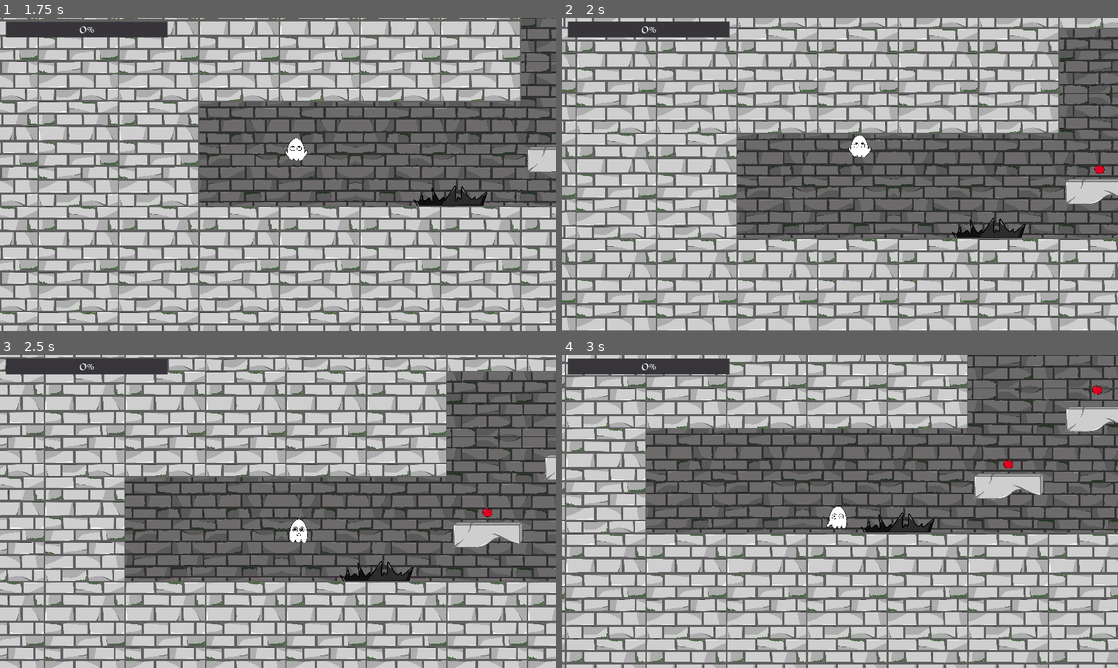
Above: before the commit, frames 1-4 (two rows, left to right).
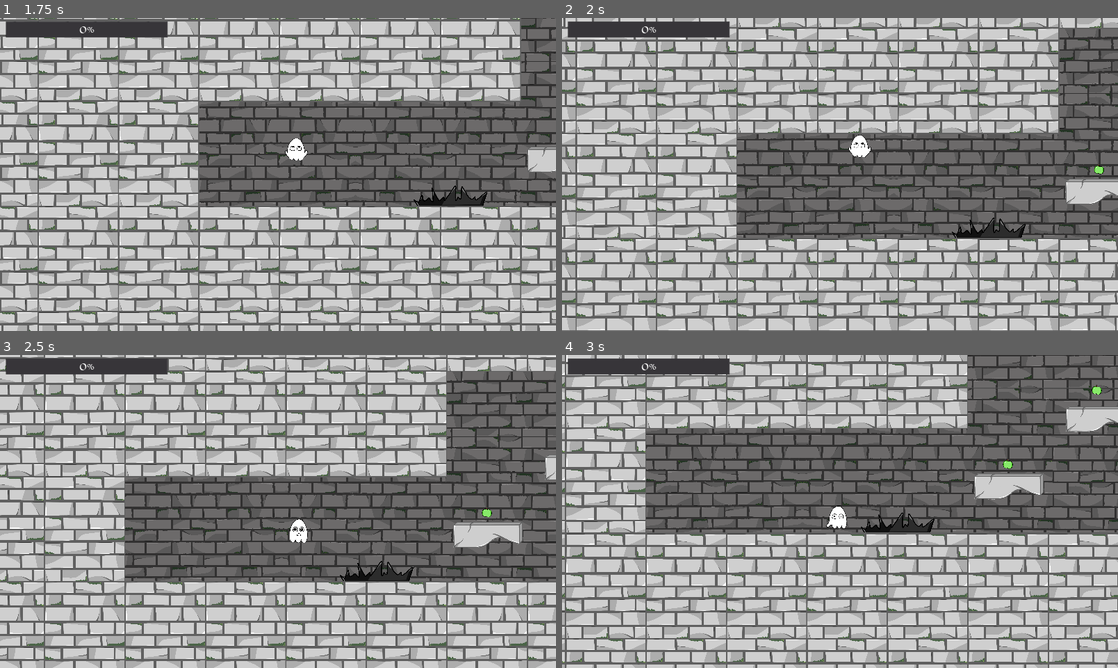
Above: after the commit, the same moments.

Repository: magic-gd/project_r
Game: Godot game, scene res://GUI/MainMenu.tscn
Same seed, same stepped clock (60 frames per second), same inputs: the game is played once before the commit and once after it.
Inputs:
- Up to frame 1 (1.75 s): click "Play" at 0.5 s; hold Right (move_right) from 1.28 s (still down); tap Space (jump) at 1.52 s
- Up to frame 2 (2 s): keep holding Right (move_right); tap Space (jump) at 1.82 s
- Up to frame 3 (2.5 s): keep holding Right (move_right); tap Space (jump) at 2.27 s
- Up to frame 4 (3 s): tap Space (jump) at 2.57 s; release Right (move_right) at 2.78 s; hold Left (move_left) from 2.78 s (still down)

Frame 1 is identical in both runs. In frame 2, less than 0.1% of the frame differs, in the area x 95-98%, y 46-50%; in frame 3, less than 0.1%; in frame 4, less than 0.1%, in the area x 79-98%, y 9-37%.

Commit message:
added new food some powerups moved

Diff:
--- a/Levels/beautiful_tower.tscn
+++ b/Levels/beautiful_tower.tscn
@@ -15,19 +15,21 @@
 [ext_resource path="res://Levels/LevelObjects/DecorationTileMap.tscn" type="PackedScene" id=13]
 [ext_resource path="res://Objects/Enemy/SmallEnemy.tscn" type="PackedScene" id=14]
 [ext_resource path="res://Levels/LevelObjects/Obstacles/spikex_tileset.tres" type="TileSet" id=15]
+[ext_resource path="res://Objects/Items/Chicken.tscn" type="PackedScene" id=16]
+[ext_resource path="res://Objects/Items/Cake.tscn" type="PackedScene" id=17]
 
 [node name="beautiful_map" type="Node2D"]
 
 [node name="Character" parent="." instance=ExtResource( 3 )]
 position = Vector2( 995.141, 4917.02 )
-overall_food_count = 64
+overall_food_count = 89
 
 [node name="ParallaxBackground" type="ParallaxBackground" parent="."]
 
 [node name="TowerBackground" parent="ParallaxBackground" instance=ExtResource( 1 )]
 
 [node name="PlatformTileMap2" parent="." instance=ExtResource( 7 )]
-tile_data = PoolIntArray( -37879665, 1, 0, -33357521, 1, 0,  …(249 unchanged characters)… 1, 0, -13238247, 2, 0, -11927511, 0, 0, 196659, 2, 0, 852038, 1, 0, 1376307, 2,  …(163 unchanged characters)…
+tile_data = PoolIntArray( -37879665, 1, 0, -33357521, 1, 0,  …(249 unchanged characters)… 1, 0, -13238247, 2, 0, -11927511, 0, 0, -5963657, 1, 0, -4849560, 2, 0, -3735436, 1, 0, -2555800, 2, 0, 196659, 2, 0, 852038, 1, 0, 1376307, 2,  …(163 unchanged characters)…
 
 [node name="FloorTileMap" type="TileMap" parent="."]
 position = Vector2( 0, 622 )
@@ -116,14 +118,14 @@
 timeout = 2
 
 [node name="Balloon9" parent="Collectibles/PowerUps/Balloons" instance=ExtResource( 10 )]
-position = Vector2( 6952.97, -4377.41 )
+position = Vector2( 6942.29, -4227.91 )
 timeout = 3
 
 [node name="Wings" type="Node" parent="Collectibles/PowerUps"]
 
 [node name="Wings" parent="Collectibles/PowerUps/Wings" instance=ExtResource( 11 )]
 position = Vector2( 2616.64, 1163.76 )
-timeout = 60
+timeout = 25
 
 [node name="Wings2" parent="Collectibles/PowerUps/Wings" instance=ExtResource( 11 )]
 position = Vector2( 7200.51, 19.9347 )
@@ -135,7 +137,7 @@
 
 [node name="Wings6" parent="Collectibles/PowerUps/Wings" instance=ExtResource( 11 )]
 position = Vector2( 3781.17, -3927.21 )
-timeout = 10
+timeout = 15
 
 [node name="Wings4" parent="Collectibles/PowerUps/Wings" instance=ExtResource( 11 )]
 position = Vector2( 7353.69, -5723.1 )
@@ -343,6 +345,85 @@
 [node name="Apple64" parent="Collectibles/Items/Food/Apples" instance=ExtResource( 9 )]
 position = Vector2( 4454.43, -11886.8 )
 
+[node name="Cakes" type="Node" parent="Collectibles/Items/Food"]
+
+[node name="Cake" parent="Collectibles/Items/Food/Cakes" instance=ExtResource( 17 )]
+position = Vector2( 1567.98, 178.18 )
+
+[node name="Cake2" parent="Collectibles/Items/Food/Cakes" instance=ExtResource( 17 )]
+position = Vector2( 3180.16, 3012.98 )
+
+[node name="Cake3" parent="Collectibles/Items/Food/Cakes" instance=ExtResource( 17 )]
+position = Vector2( 4576.58, 4966.77 )
+
+[node name="Cake4" parent="Collectibles/Items/Food/Cakes" instance=ExtResource( 17 )]
+position = Vector2( 5679.34, 4397.41 )
+
+[node name="Cake5" parent="Collectibles/Items/Food/Cakes" instance=ExtResource( 17 )]
+position = Vector2( 6674.21, 3024.96 )
+
+[node name="Cake6" parent="Collectibles/Items/Food/Cakes" instance=ExtResource( 17 )]
+position = Vector2( 7601.25, 3094.81 )
+
+[node name="Cake7" parent="Collectibles/Items/Food/Cakes" instance=ExtResource( 17 )]
+position = Vector2( 5721.25, 862.81 )
+
+[node name="Cake8" parent="Collectibles/Items/Food/Cakes" instance=ExtResource( 17 )]
+position = Vector2( 4322.75, -944.785 )
+
+[node name="Cake9" parent="Collectibles/Items/Food/Cakes" instance=ExtResource( 17 )]
+position = Vector2( 3704.36, -925.758 )
+
+[node name="Cake10" parent="Collectibles/Items/Food/Cakes" instance=ExtResource( 17 )]
+position = Vector2( 3764.29, -4665.53 )
+
+[node name="Cake11" parent="Collectibles/Items/Food/Cakes" instance=ExtResource( 17 )]
+position = Vector2( 5921.85, -4953.21 )
+
+[node name="Cake12" parent="Collectibles/Items/Food/Cakes" instance=ExtResource( 17 )]
+position = Vector2( 3512.57, -6079.93 )
+
+[node name="Cake13" parent="Collectibles/Items/Food/Cakes" instance=ExtResource( 17 )]
+position = Vector2( 6192.11, -10677 )
+
+[node name="Cake14" parent="Collectibles/Items/Food/Cakes" instance=ExtResource( 17 )]
+position = Vector2( 3982.44, -11921.6 )
+
+[node name="Chickens" type="Node" parent="Collectibles/Items/Food"]
+
+[node name="Chicken" parent="Collectibles/Items/Food/Chickens" instance=ExtResource( 16 )]
+position = Vector2( 906.119, -2446.52 )
+
+[node name="Chicken2" parent="Collectibles/Items/Food/Chickens" instance=ExtResource( 16 )]
+position = Vector2( 4681.62, -1691.42 )
+
+[node name="Chicken3" parent="Collectibles/Items/Food/Chickens" instance=ExtResource( 16 )]
+position = Vector2( 6249.62, -595.423 )
+
+[node name="Chicken4" parent="Collectibles/Items/Food/Chickens" instance=ExtResource( 16 )]
+position = Vector2( 7609.62, 388.577 )
+
+[node name="Chicken5" parent="Collectibles/Items/Food/Chickens" instance=ExtResource( 16 )]
+position = Vector2( 4338, 1804.02 )
+
+[node name="Chicken6" parent="Collectibles/Items/Food/Chickens" instance=ExtResource( 16 )]
+position = Vector2( 3420.77, 4182.75 )
+
+[node name="Chicken7" parent="Collectibles/Items/Food/Chickens" instance=ExtResource( 16 )]
+position = Vector2( 7604.77, 4094.75 )
+
+[node name="Chicken8" parent="Collectibles/Items/Food/Chickens" instance=ExtResource( 16 )]
+position = Vector2( 5972.77, -3625.25 )
+
+[node name="Chicken9" parent="Collectibles/Items/Food/Chickens" instance=ExtResource( 16 )]
+position = Vector2( 5710.03, -9058.17 )
+
+[node name="Chicken10" parent="Collectibles/Items/Food/Chickens" instance=ExtResource( 16 )]
+position = Vector2( 2655.91, -6046.78 )
+
+[node name="Chicken11" parent="Collectibles/Items/Food/Chickens" instance=ExtResource( 16 )]
+position = Vector2( 1363.79, -9997.9 )
+
 [node name="Checkpoints" type="Node" parent="."]
 
 [node name="CheckpointArea" parent="Checkpoints" instance=ExtResource( 12 )]
--- a/Objects/Character/Character.gd
+++ b/Objects/Character/Character.gd
@@ -291,7 +291,7 @@
 	if(item != null):
 		items_since_last_spawn.append(item)
 
-	if(type == "apple"):
+	if(type == "apple" || type == "cake" || type == "chicken"):
 		food_count += 1
 		progress_bar.set_value((float(food_count) / float(overall_food_count)) * 100)
 
--- a/Objects/Items/Apple.tscn
+++ b/Objects/Items/Apple.tscn
@@ -1,7 +1,7 @@
 [gd_scene load_steps=3 format=2]
 
 [ext_resource path="res://Objects/Items/Food.tscn" type="PackedScene" id=1]
-[ext_resource path="res://Assets/TempAssets/apple.png" type="Texture" id=2]
+[ext_resource path="res://Assets/Items/apple.png" type="Texture" id=2]
 
 [node name="Apple" instance=ExtResource( 1 )]
 type = "apple"
--- /dev/null
+++ b/Objects/Items/Cake.tscn
@@ -0,0 +1,13 @@
+[gd_scene load_steps=3 format=2]
+
+[ext_resource path="res://Assets/Items/cake.png" type="Texture" id=1]
+[ext_resource path="res://Objects/Items/Food.tscn" type="PackedScene" id=2]
+
+[node name="Cake" instance=ExtResource( 2 )]
+type = "cake"
+
+[node name="Sprite" parent="." index="0"]
+texture = ExtResource( 1 )
+
+[node name="CollisionShape2D" parent="Area2D" index="0"]
+scale = Vector2( 2.5, 2 )
--- /dev/null
+++ b/Objects/Items/Chicken.tscn
@@ -0,0 +1,13 @@
+[gd_scene load_steps=3 format=2]
+
+[ext_resource path="res://Assets/Items/chicken.png" type="Texture" id=1]
+[ext_resource path="res://Objects/Items/Food.tscn" type="PackedScene" id=2]
+
+[node name="Chicken" instance=ExtResource( 2 )]
+type = "chicken"
+
+[node name="Sprite" parent="." index="0"]
+texture = ExtResource( 1 )
+
+[node name="CollisionShape2D" parent="Area2D" index="0"]
+scale = Vector2( 2.5, 2 )
Binary file changed: Assets/Items/apple.png
Binary file changed: Assets/raw/foods.png
Not shown: 1 places in Levels/beautiful_tower.tscn that only renumber resources
Not shown, changed: .gitignore/.gitignore
